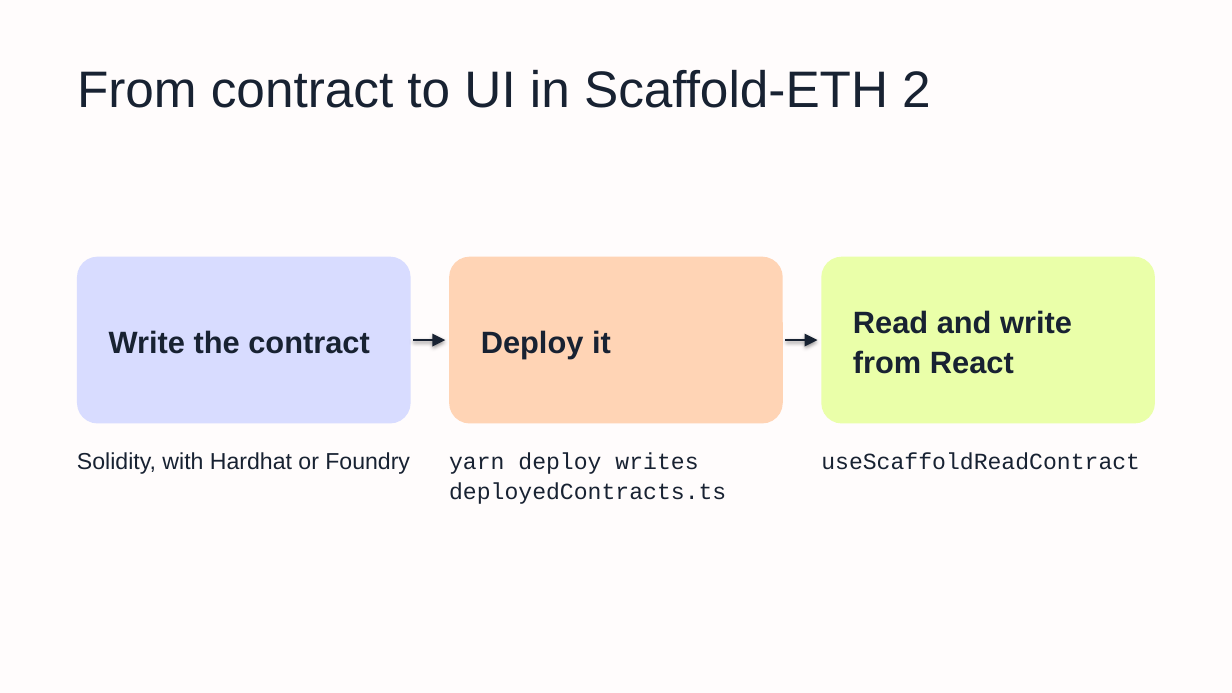
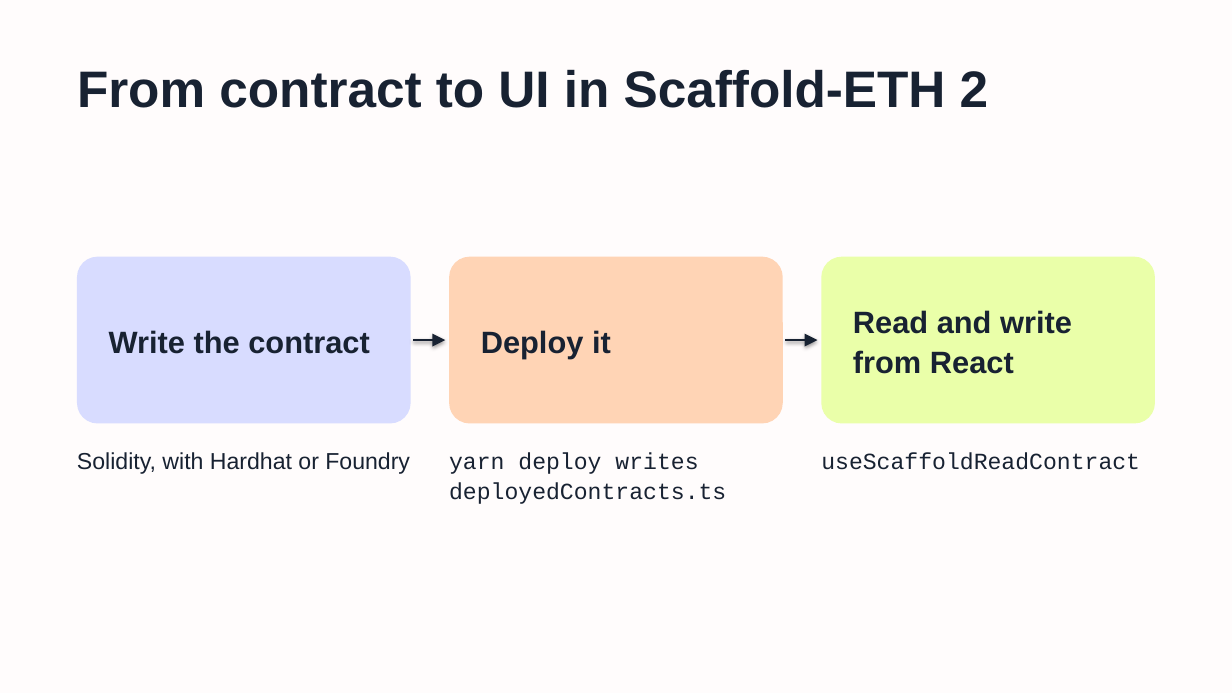
Before and after one commit to technophile-04/devcon-8-mumbai, a slide deck: slide 9 of template/buidlguidl-devcon8.pptx. Drawn at 1232x693 pixels with LibreOffice and Linux fonts; fonts in the diff are those of the drawing; background and template pictures are left out. Boxes give left, top, right and bottom in pixels: in the first picture for what was removed or moved away, otherwise in the second. Text is boxed around its words. In the diff, an @@ line names an element or a change of style, - is before the commit and + after.

```diff
--- a/template/buidlguidl-devcon8.pptx
+++ b/template/buidlguidl-devcon8.pptx
@@ title "From contract to UI in ..." at (77, 69, 989, 108): bold on @@
```
Also in this commit, not shown: 10 other slides changed, 17 other files.
